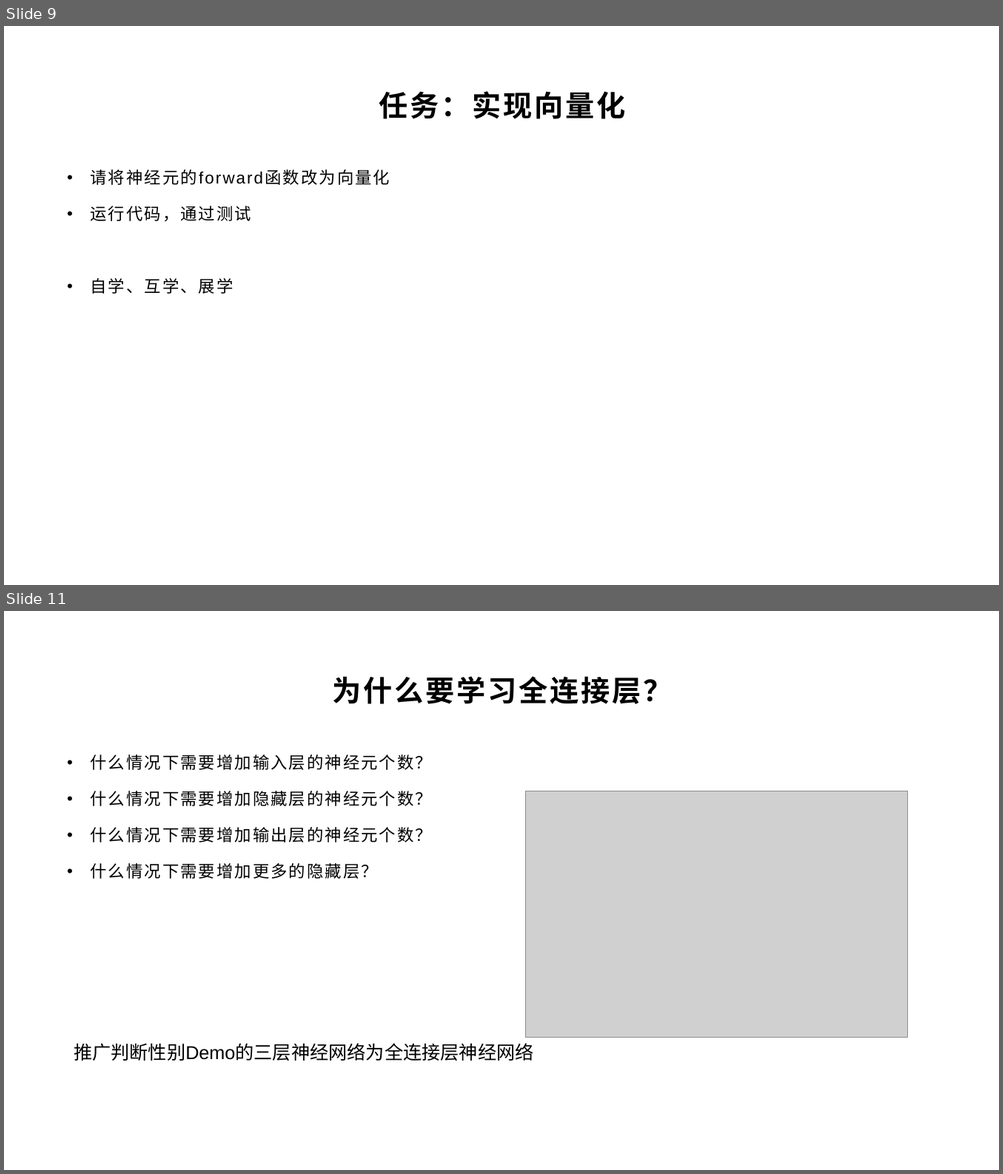
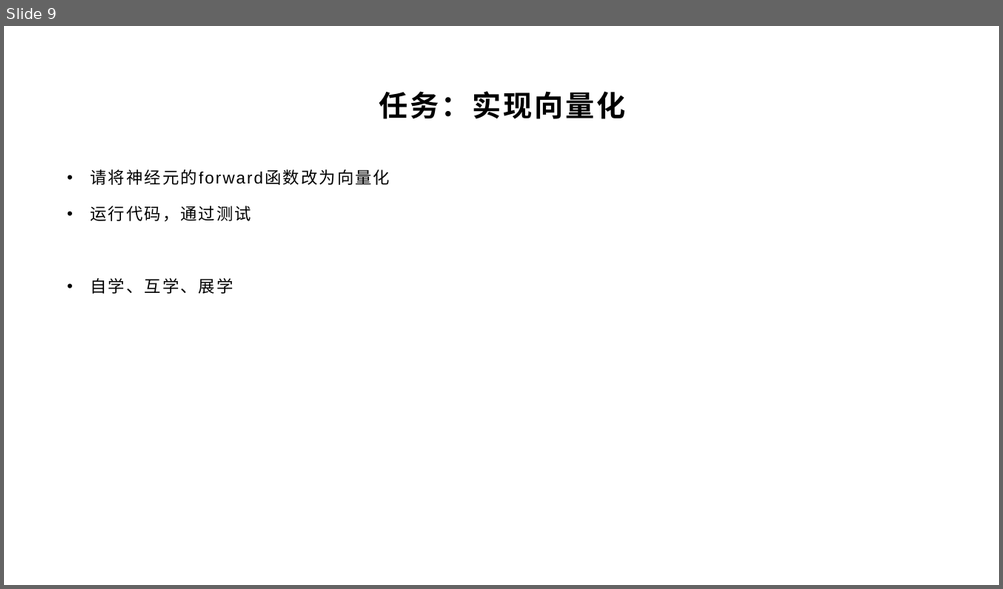
Before and after one commit to yyc-git/DeepLearningEdu, a slide deck: lessons/3_derivation/ppt/全连接层的前向和后向传播推导（上）.pptx. Shown one above the other, each under a label of ours: slides 9 and 11 before the commit, slide 9 after it; the slides between them are not shown. The pictures are 1003x1174 and 1003x589 pixels, drawn with LibreOffice and Linux fonts; fonts in the diff are those of the drawing; grey boxes stand for pictures; background and template pictures are left out. Boxes give left, top, right and bottom in pixels: in the first picture for what was removed or moved away, otherwise in the second. Text is boxed around its words. In the diff, an @@ line names an element or a change of style, - is before the commit and + after.

```diff
--- a/lessons/3_derivation/ppt/全连接层的前向和后向传播推导（上）.pptx
+++ b/lessons/3_derivation/ppt/全连接层的前向和后向传播推导（上）.pptx
@@ slide 11 removed at <box>4,611,999,1170</box>, background picture (left out) @@
@@ title removed at <box>333,676,671,704</box> @@
-为什么要学习全连接层？
@@ text removed at <box>91,755,432,879</box> @@
-• 什么情况下需要增加输入层的神经元个数？
-• 什么情况下需要增加隐藏层的神经元个数？
-• 什么情况下需要增加输出层的神经元个数？
-• 什么情况下需要增加更多的隐藏层？
@@ picture removed at <box>526,791,908,1038</box> @@
@@ text removed at <box>74,1043,534,1061</box> @@
-推广判断性别Demo的三层神经网络为全连接层神经网络
```
Also in this commit, not shown: 2 slides changed, 5 other slides removed, 26 other files.
